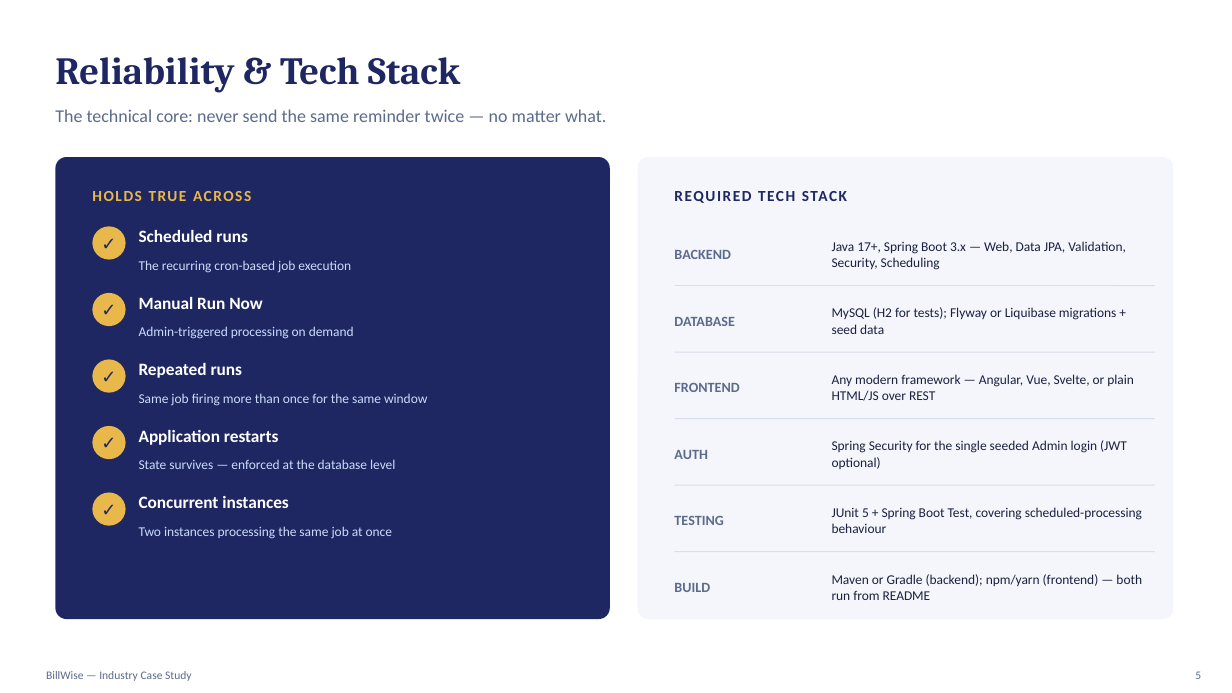
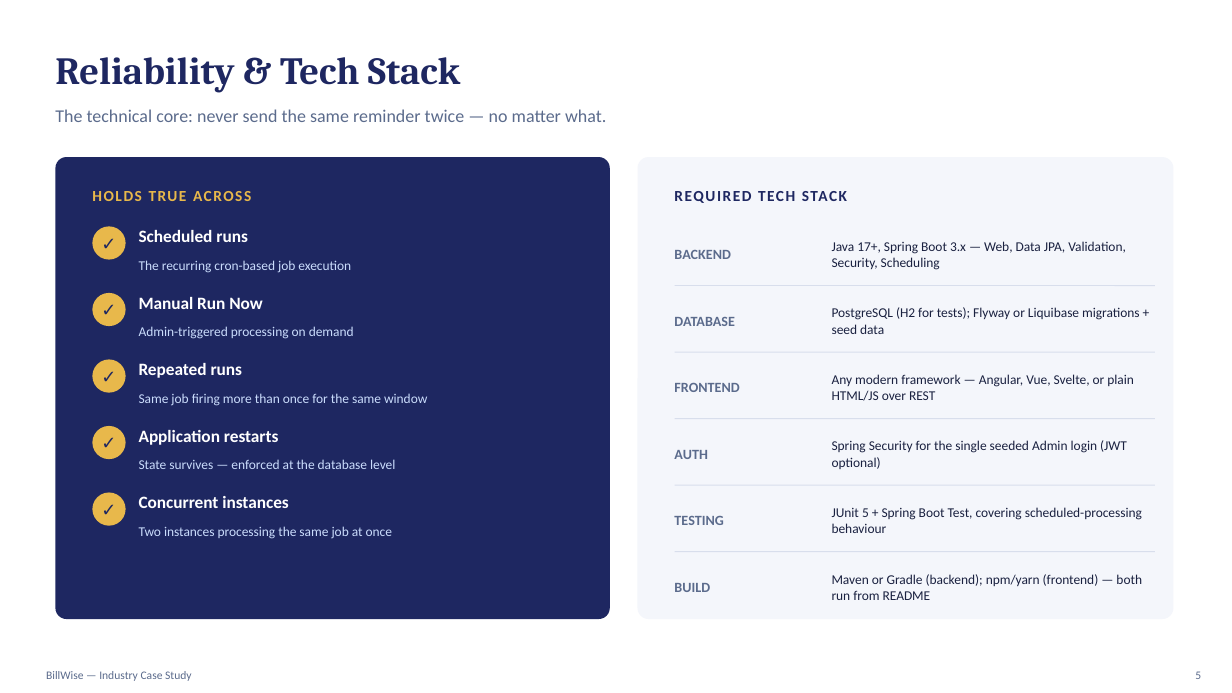
Before and after one commit to Harsh8174/Billwise, a slide deck: slide 5 of BillWise_Case_Study_Presentation.pptx. Drawn at 1232x693 pixels with LibreOffice and Linux fonts; fonts in the diff are those of the drawing. Boxes give left, top, right and bottom in pixels: in the first picture for what was removed or moved away, otherwise in the second. Text is boxed around its words. In the diff, an @@ line names an element or a change of style, - is before the commit and + after.

```diff
--- a/BillWise_Case_Study_Presentation.pptx
+++ b/BillWise_Case_Study_Presentation.pptx
@@ text at [832, 307, 1140, 334]: text changed @@
-MySQL (H2 for tests); Flyway or Liquibase migrations + seed data
+PostgreSQL (H2 for tests); Flyway or Liquibase migrations + seed data
```
Also in this commit, not shown: 1 other slide changed, 50 other files.
